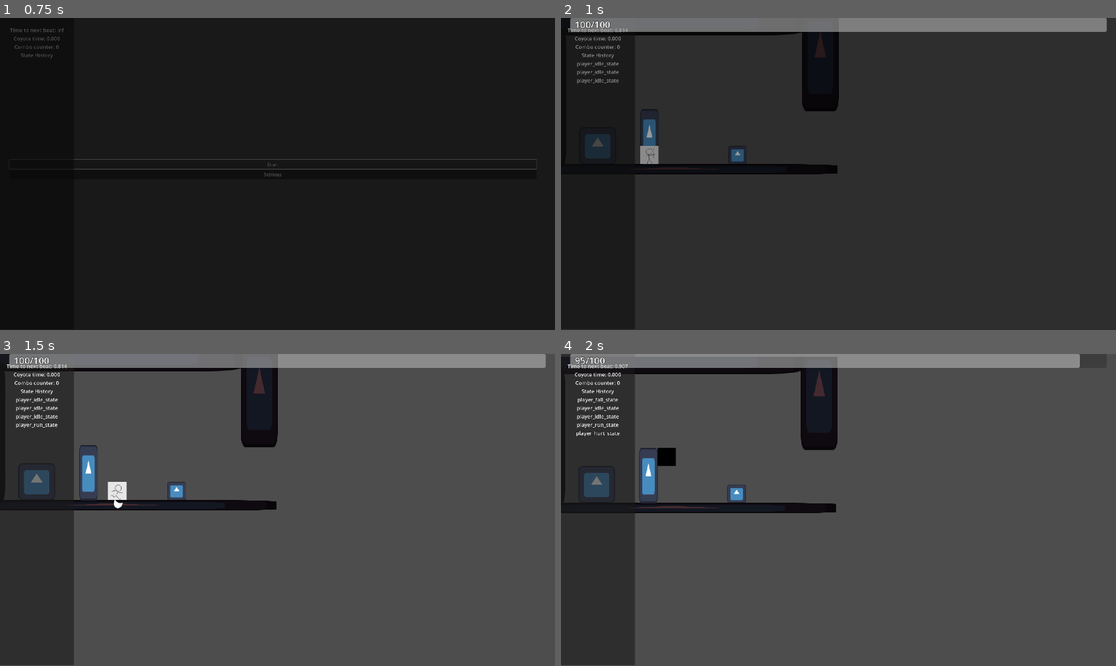
Above: before the commit, frames 1-4 (two rows, left to right).
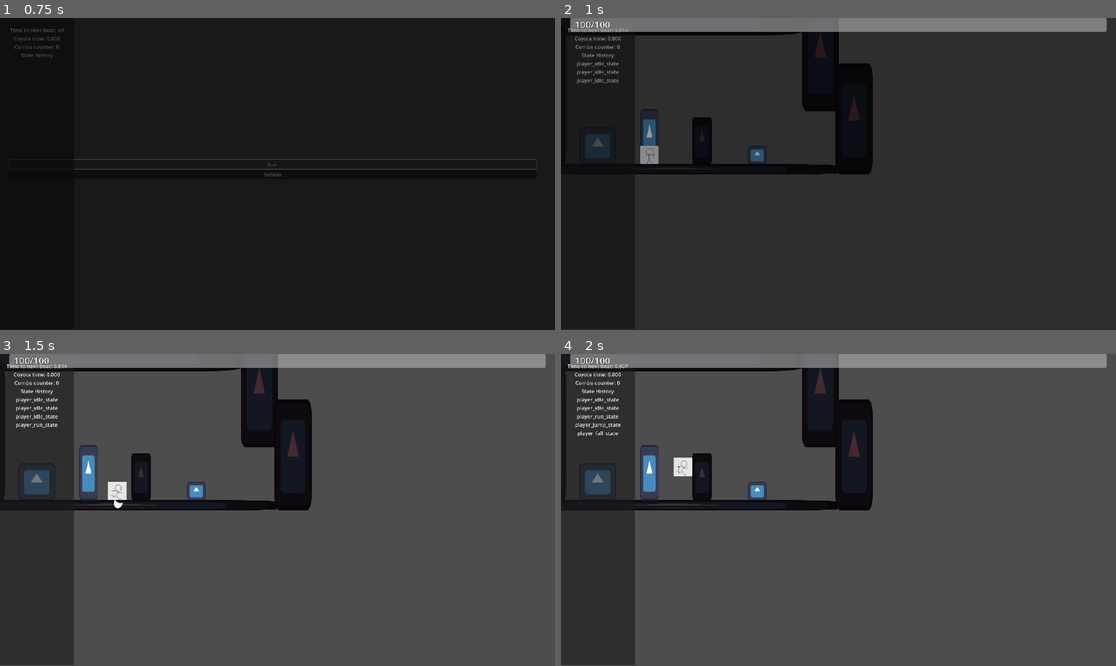
Above: after the commit, the same moments.

Repository: veggie-works/star-gazer
Game: Godot game, scene res://scenes/main.tscn
Two runs of this game, one before a commit and one after it. Both use one fixed random seed, a clock stepped at 60 frames per second and the inputs below. The engine's default icon, where the game draws it, is replaced by a stand-in: a white triangle on a blue panel in a dark square. Sound files missing from this copy of the repository are replaced by a short silence.
Inputs (mouse positions are in pixels of both pictures, inside the frame that each line leads up to):
- Up to frame 1 (0.75 s): click "Start" at 0.5 s
- Up to frame 2 (1 s): no input
- Up to frame 3 (1.5 s): tap Enter (ui_accept) at 1.25 s; move the mouse to (399, 494) at 1.27 s; hold Right (move_right) from 1.28 s (still down); hold X (attack) from 1.28 s (still down); click (399, 494) at 1.42 s
- Up to frame 4 (2 s): keep holding Right (move_right); keep holding X (attack); tap Z (jump) at 1.52, 1.55, 1.82 s

Frame 1 is identical in both runs. In frame 2, 2.9% of the frame differs, in the area x 23-57%, y 14-51%; in frame 3, 3.0%; in frame 4, 6.2%, in the area x 0-99%, y 0-52%.

Commit message:
Some enemy behaviors

Diff:
--- /dev/null
+++ b/scenes/actors/enemies/alert_area.tscn
@@ -0,0 +1,12 @@
+[gd_scene load_steps=3 format=3 uid="uid://cj31dpvpumrof"]
+
+[ext_resource type="Script" path="res://scripts/actors/grounded/enemies/alert_area.gd" id="1_mk4an"]
+
+[sub_resource type="CircleShape2D" id="CircleShape2D_vweql"]
+radius = 128.0
+
+[node name="alert_area" type="Area2D"]
+script = ExtResource("1_mk4an")
+
+[node name="collision" type="CollisionShape2D" parent="."]
+shape = SubResource("CircleShape2D_vweql")
--- /dev/null
+++ b/scenes/actors/enemies/line_of_sight.tscn
@@ -0,0 +1,10 @@
+[gd_scene load_steps=2 format=3 uid="uid://cyx5odv1hxxeo"]
+
+[ext_resource type="Script" path="res://scripts/actors/behaviors/line_of_sight.gd" id="1_pdf75"]
+
+[node name="line_of_sight" type="Node2D"]
+script = ExtResource("1_pdf75")
+target_group = "players"
+
+[node name="raycast" type="RayCast2D" parent="."]
+collision_mask = 3
--- /dev/null
+++ b/scenes/actors/enemies/line_of_sight_raycast.tscn
@@ -0,0 +1,5 @@
+[gd_scene format=3 uid="uid://y6n2ejjvdaum"]
+
+[node name="line_of_sight_raycast" type="RayCast2D"]
+target_position = Vector2(0, 64)
+collision_mask = 3
--- a/scenes/actors/enemies/test_enemy.tscn
+++ /dev/null
@@ -1,42 +0,0 @@
-[gd_scene load_steps=9 format=3 uid="uid://r28wdqjlisvt"]
-
-[ext_resource type="PackedScene" uid="uid://x1nnrls1fmdm" path="res://scenes/actors/grounded/grounded_actor.tscn" id="1_hs0rc"]
-[ext_resource type="PackedScene" uid="uid://bclby8x5hnel7" path="res://scenes/gameplay/weapons/damage_area.tscn" id="2_00lbh"]
-[ext_resource type="Script" path="res://scripts/fsm/state.gd" id="2_s4h03"]
-[ext_resource type="PackedScene" uid="uid://bda0m15iq5yhd" path="res://scenes/actors/behaviors/health_manager.tscn" id="4_1b3or"]
-[ext_resource type="Resource" uid="uid://24b54tb75xym" path="res://resources/weapons/test_enemy_damager.tres" id="4_so4oa"]
-[ext_resource type="Script" path="res://scripts/actors/behaviors/shaker.gd" id="5_os6kb"]
-[ext_resource type="Script" path="res://scripts/actors/behaviors/flasher.gd" id="6_7lny5"]
-
-[sub_resource type="RectangleShape2D" id="RectangleShape2D_22msy"]
-size = Vector2(128, 128)
-
-[node name="test_enemy" instance=ExtResource("1_hs0rc")]
-
-[node name="health_manager" parent="behaviors" index="0" instance=ExtResource("4_1b3or")]
-unique_name_in_owner = true
-
-[node name="hurt_box" parent="behaviors/health_manager" index="0"]
-position = Vector2(1, 0)
-shape = SubResource("RectangleShape2D_22msy")
-
-[node name="flasher" type="Node2D" parent="behaviors" index="1"]
-unique_name_in_owner = true
-script = ExtResource("6_7lny5")
-
-[node name="shaker" type="Node2D" parent="behaviors" index="2"]
-unique_name_in_owner = true
-script = ExtResource("5_os6kb")
-
-[node name="fsm" parent="." index="5" node_paths=PackedStringArray("start_state")]
-start_state = NodePath("default_state")
-
-[node name="default_state" type="Node" parent="fsm" index="0"]
-script = ExtResource("2_s4h03")
-
-[node name="damage_area" parent="." index="7" instance=ExtResource("2_00lbh")]
-weapon = ExtResource("4_so4oa")
-attack_force = 1500.0
-attack_angle = 135.0
-
-[editable path="behaviors/health_manager"]
--- a/scenes/actors/grounded/player/player.tscn
+++ b/scenes/actors/grounded/player/player.tscn
@@ -113,7 +113,6 @@
 position = Vector2(0, 32)
 
 [node name="raycast2" parent="ground_raycasts" index="2"]
-visible = false
 position = Vector2(32, 32)
 
 [node name="health_manager" parent="behaviors" index="0" instance=ExtResource("11_xerj3")]
@@ -127,10 +126,9 @@
 [node name="hurt_box" parent="behaviors/health_manager" index="0"]
 shape = SubResource("RectangleShape2D_bbvff")
 
-[node name="recoil_manager" type="Node" parent="behaviors" index="1" node_paths=PackedStringArray("state_machine", "recoil_state")]
+[node name="recoil_manager" type="Node" parent="behaviors" index="1" node_paths=PackedStringArray("recoil_state")]
 unique_name_in_owner = true
 script = ExtResource("12_evo3r")
-state_machine = NodePath("../../fsm")
 recoil_state = NodePath("../../fsm/player_hurt_state")
 
 [node name="combo_manager" type="Node" parent="behaviors" index="2"]
@@ -191,4 +189,10 @@
 [node name="collision" type="CollisionShape2D" parent="triggers/door_trigger" index="0"]
 shape = SubResource("RectangleShape2D_cl6t6")
 
+[node name="interact_trigger" type="Area2D" parent="triggers" index="1"]
+collision_mask = 4
+
+[node name="collision" type="CollisionShape2D" parent="triggers/interact_trigger" index="0"]
+shape = SubResource("RectangleShape2D_cl6t6")
+
 [editable path="behaviors/health_manager"]
--- a/scenes/actors/npcs/npc.tscn
+++ b/scenes/actors/npcs/npc.tscn
@@ -26,6 +26,8 @@
 [node name="collision" parent="interact_area" index="0"]
 shape = SubResource("RectangleShape2D_t751s")
 
+[connection signal="area_entered" from="interact_area" to="." method="_on_interact_area_area_entered"]
+[connection signal="area_exited" from="interact_area" to="." method="_on_interact_area_area_exited"]
 [connection signal="interact" from="interact_area" to="." method="_on_interact_area_interact"]
 
 [editable path="interact_area"]
--- /dev/null
+++ b/scenes/actors/test_enemy.tscn
@@ -0,0 +1,76 @@
+[gd_scene load_steps=14 format=3 uid="uid://r28wdqjlisvt"]
+
+[ext_resource type="PackedScene" uid="uid://x1nnrls1fmdm" path="res://scenes/actors/grounded/grounded_actor.tscn" id="1_8tp4w"]
+[ext_resource type="PackedScene" uid="uid://bda0m15iq5yhd" path="res://scenes/actors/behaviors/health_manager.tscn" id="2_0tlod"]
+[ext_resource type="Script" path="res://scripts/actors/behaviors/flasher.gd" id="3_0akbf"]
+[ext_resource type="Script" path="res://scripts/actors/behaviors/shaker.gd" id="4_2dnbe"]
+[ext_resource type="Script" path="res://scripts/fsm/actors/enemies/enemy_idle_state.gd" id="5_1xvgx"]
+[ext_resource type="Script" path="res://scripts/fsm/actors/enemies/enemy_fsm.gd" id="5_joodl"]
+[ext_resource type="Script" path="res://scripts/fsm/actors/enemies/enemy_wander_state.gd" id="6_2q811"]
+[ext_resource type="Script" path="res://scripts/fsm/actors/enemies/enemy_alert_state.gd" id="7_2be4c"]
+[ext_resource type="PackedScene" uid="uid://bclby8x5hnel7" path="res://scenes/gameplay/weapons/damage_area.tscn" id="8_c4csd"]
+[ext_resource type="Script" path="res://scripts/fsm/actors/enemies/enemy_chase_ground_state.gd" id="9_b4bug"]
+[ext_resource type="Resource" uid="uid://24b54tb75xym" path="res://resources/weapons/test_enemy_damager.tres" id="9_u6nk4"]
+[ext_resource type="PackedScene" uid="uid://cyx5odv1hxxeo" path="res://scenes/actors/enemies/line_of_sight.tscn" id="10_26ks4"]
+
+[sub_resource type="RectangleShape2D" id="RectangleShape2D_22msy"]
+size = Vector2(128, 128)
+
+[node name="test_enemy" instance=ExtResource("1_8tp4w")]
+run_speed = 100.0
+
+[node name="health_manager" parent="behaviors" index="0" instance=ExtResource("2_0tlod")]
+unique_name_in_owner = true
+
+[node name="hurt_box" parent="behaviors/health_manager" index="0"]
+position = Vector2(1, 0)
+shape = SubResource("RectangleShape2D_22msy")
+
+[node name="flasher" type="Node2D" parent="behaviors" index="1"]
+unique_name_in_owner = true
+script = ExtResource("3_0akbf")
+
+[node name="shaker" type="Node2D" parent="behaviors" index="2"]
+unique_name_in_owner = true
+script = ExtResource("4_2dnbe")
+
+[node name="fsm" parent="." index="5" node_paths=PackedStringArray("start_state")]
+script = ExtResource("5_joodl")
+start_state = NodePath("idle_state")
+
+[node name="idle_state" type="Node" parent="fsm" index="0"]
+script = ExtResource("5_1xvgx")
+idle_timeout_next_state = ExtResource("6_2q811")
+
+[node name="wander_state" type="Node" parent="fsm" index="1"]
+script = ExtResource("6_2q811")
+
+[node name="alert_state" type="Node" parent="fsm" index="2"]
+script = ExtResource("7_2be4c")
+chase_state = ExtResource("9_b4bug")
+
+[node name="chase_state" type="Node" parent="fsm" index="3"]
+script = ExtResource("9_b4bug")
+
+[node name="damage_area" parent="." index="7" instance=ExtResource("8_c4csd")]
+weapon = ExtResource("9_u6nk4")
+attack_force = 1000.0
+attack_angle = 110.0
+
+[node name="idle_timer" type="Timer" parent="." index="8"]
+unique_name_in_owner = true
+one_shot = true
+
+[node name="wander_timer" type="Timer" parent="." index="9"]
+unique_name_in_owner = true
+one_shot = true
+
+[node name="line_of_sight" parent="." index="10" instance=ExtResource("10_26ks4")]
+unique_name_in_owner = true
+sight_length = 1000.0
+
+[connection signal="animation_finished" from="animator" to="fsm/alert_state" method="_on_animator_animation_finished"]
+[connection signal="timeout" from="idle_timer" to="fsm/idle_state" method="_on_idle_timer_timeout"]
+[connection signal="timeout" from="wander_timer" to="fsm/idle_state" method="_on_idle_timer_timeout"]
+
+[editable path="behaviors/health_manager"]
--- a/scenes/gameplay/weapons/slash.tscn
+++ b/scenes/gameplay/weapons/slash.tscn
@@ -3,6 +3,21 @@
 [ext_resource type="PackedScene" uid="uid://bclby8x5hnel7" path="res://scenes/gameplay/weapons/damage_area.tscn" id="1_2ichq"]
 [ext_resource type="Texture2D" uid="uid://bnkay31itcm21" path="res://assets/art/actors/player/slash0.png" id="2_2mgsf"]
 [ext_resource type="Texture2D" uid="uid://djugupm5nqdxq" path="res://assets/art/actors/player/slash_end_down_0.png" id="3_7rhkv"]
+
+[sub_resource type="Animation" id="Animation_5plmx"]
+length = 0.001
+tracks/0/type = "value"
+tracks/0/imported = false
+tracks/0/enabled = true
+tracks/0/path = NodePath("collision:polygon")
+tracks/0/interp = 1
+tracks/0/loop_wrap = true
+tracks/0/keys = {
+"times": PackedFloat32Array(0),
+"transitions": PackedFloat32Array(1),
+"update": 1,
+"values": [PackedVector2Array(-48, -40, 32, -72, 72, 0, 24, 72, -48, 48)]
+}
 
 [sub_resource type="Animation" id="Animation_3isol"]
 resource_name = "attack"
@@ -32,21 +47,6 @@
 "values": [PackedVector2Array(-48, -40, 32, -72, 72, 0, 24, 72, -48, 48), PackedVector2Array()]
 }
 
-[sub_resource type="Animation" id="Animation_5plmx"]
-length = 0.001
-tracks/0/type = "value"
-tracks/0/imported = false
-tracks/0/enabled = true
-tracks/0/path = NodePath("collision:polygon")
-tracks/0/interp = 1
-tracks/0/loop_wrap = true
-tracks/0/keys = {
-"times": PackedFloat32Array(0),
-"transitions": PackedFloat32Array(1),
-"update": 1,
-"values": [PackedVector2Array(-48, -40, 32, -72, 72, 0, 24, 72, -48, 48)]
-}
-
 [sub_resource type="AnimationLibrary" id="AnimationLibrary_lkarp"]
 _data = {
 "RESET": SubResource("Animation_5plmx"),
@@ -56,7 +56,7 @@
 [node name="slash" instance=ExtResource("1_2ichq")]
 collision_layer = 32
 collision_mask = 80
-attack_force = 750.0
+attack_force = 100.0
 attack_angle = 45.0
 
 [node name="animator" parent="." index="0"]
--- a/scenes/levels/level0.tscn
+++ b/scenes/levels/level0.tscn
@@ -5,7 +5,7 @@
 [ext_resource type="PackedScene" uid="uid://b3e1pdirdrmas" path="res://scenes/gameplay/environment/test/test_platform.tscn" id="2_x2lan"]
 [ext_resource type="PackedScene" uid="uid://da7mkw7n7ptqn" path="res://scenes/gameplay/doors/door.tscn" id="3_c4d54"]
 [ext_resource type="PackedScene" uid="uid://cnri2gdmg878w" path="res://scenes/gameplay/saves/save_point.tscn" id="4_ky82b"]
-[ext_resource type="PackedScene" uid="uid://r28wdqjlisvt" path="res://scenes/actors/enemies/test_enemy.tscn" id="6_wvwei"]
+[ext_resource type="PackedScene" uid="uid://r28wdqjlisvt" path="res://scenes/actors/test_enemy.tscn" id="6_dvvoi"]
 [ext_resource type="PackedScene" uid="uid://ca4hofmt5120j" path="res://scenes/actors/npcs/npc.tscn" id="7_qy8ep"]
 
 [node name="level0" instance=ExtResource("1_tftho")]
@@ -28,17 +28,25 @@
 position = Vector2(897, 131)
 scale = Vector2(1, 3)
 
-[node name="test_platform3" parent="." index="4" instance=ExtResource("2_x2lan")]
+[node name="test_platform5" parent="." index="4" instance=ExtResource("2_x2lan")]
+position = Vector2(1014, 349)
+scale = Vector2(1, 3)
+
+[node name="test_platform3" parent="." index="5" instance=ExtResource("2_x2lan")]
 position = Vector2(342, -4)
 scale = Vector2(7.8, 1)
 
-[node name="test_platform4" parent="." index="5" instance=ExtResource("2_x2lan")]
+[node name="test_platform4" parent="." index="6" instance=ExtResource("2_x2lan")]
 position = Vector2(-39, 276)
 scale = Vector2(-0.894892, 3.72755)
 
-[node name="test_enemy" parent="enemies" index="0" instance=ExtResource("6_wvwei")]
-position = Vector2(611, 476)
+[node name="test_platform6" parent="." index="7" instance=ExtResource("2_x2lan")]
+position = Vector2(488, 425)
+scale = Vector2(-0.534894, 1.28755)
+
+[node name="test_enemy" parent="enemies" index="0" instance=ExtResource("6_dvvoi")]
+position = Vector2(679, 471)
 scale = Vector2(0.5, 0.5)
 
-[node name="npc" parent="." index="8" instance=ExtResource("7_qy8ep")]
+[node name="npc" parent="." index="10" instance=ExtResource("7_qy8ep")]
 position = Vector2(127, 442)
--- a/scripts/actors/actor.gd
+++ b/scripts/actors/actor.gd
@@ -9,6 +9,10 @@
 func flip() -> void:
 	transform.x.x *= -1
 
+## Move the actor
+func move(move_vector: Vector2) -> void:
+	velocity = move_vector
+
 ## Update the direction that the actor is facing
 func update_direction() -> void:
 	if velocity.x < 0 and transform.x.x > 0 or velocity.x > 0 and transform.x.x < 0:
--- a/scripts/actors/behaviors/health_manager.gd
+++ b/scripts/actors/behaviors/health_manager.gd
@@ -79,7 +79,7 @@
 
 ## Actor death
 func die() -> void:
-	pass
+	owner.queue_free()
 
 ## Set actor as invincible (setter doesn't work)
 func set_invincible(value: bool = true) -> void:
--- /dev/null
+++ b/scripts/actors/behaviors/line_of_sight.gd
@@ -0,0 +1,26 @@
+## Detects whether a player is in sight
+class_name LineOfSight extends Node2D
+
+## The range at which this line of sight can see its target
+@export var sight_length: float = 800
+## The target that is being tracked
+@export var current_targets: Array
+## The node group to target
+@export var target_group: String
+
+@onready var raycast: RayCast2D = $raycast
+
+signal seen(target: Node2D)
+
+func _process(delta: float) -> void:
+	if len(target_group) > 0:
+		current_targets = get_tree().get_nodes_in_group(target_group)
+	var current_target: Node = Globals.get_closest(self, current_targets)
+	if current_target != null:
+		raycast.target_position = (current_target.global_position - global_position).normalized() * sight_length
+		## Keep scale positive
+		raycast.global_transform.x.x = 1
+		if raycast.is_colliding():
+			var collider: Object = raycast.get_collider()
+			if (len(target_group) > 0 and collider.is_in_group(target_group)) or current_targets.has(collider):
+				seen.emit(collider)
--- a/scripts/actors/behaviors/recoil_manager.gd
+++ b/scripts/actors/behaviors/recoil_manager.gd
@@ -1,8 +1,6 @@
 ## Manages the direction and magnitude at which an actor recoils
 class_name RecoilManager extends Node
 
-## The actor's state machine
-@export var state_machine: StateMachine
 ## The state at which the actor recoils
 @export var recoil_state: State
 
@@ -14,5 +12,5 @@
 	var angle_rad: float = deg_to_rad(angle)
 	var recoil_vector := Vector2(cos(angle_rad), -sin(angle_rad)) * amount
 	actor.velocity = recoil_vector
-	if state_machine != null and recoil_state != null:
-		state_machine.set_state(recoil_state)
+	if recoil_state != null:
+		recoil_state.fsm.set_state(recoil_state)
--- /dev/null
+++ b/scripts/actors/grounded/enemies/alert_area.gd
@@ -0,0 +1,2 @@
+## Triggers an enemy to start chasing a player when entered
+class_name AlertArea extends Area2D
--- /dev/null
+++ b/scripts/actors/grounded/enemies/test_enemy.gd
@@ -0,0 +1 @@
+class_name TestEnemy extends GroundedActor
--- a/scripts/actors/grounded/grounded_actor.gd
+++ b/scripts/actors/grounded/grounded_actor.gd
@@ -53,7 +53,7 @@
 	return false
 
 
-## Perform a jump
+## PAerform a jump
 func jump(height: float) -> void:
 	velocity.y = -sqrt(2 * Globals.gravity * gravity_scale * height);
 
@@ -76,14 +76,14 @@
 func land() -> void:
 	landed.emit()
 
-## Move the actor in the given horizontal direction
-func move(direction: float) -> void:
-	velocity.x = direction * run_speed
+## Have the actor run in the given horizontal direction
+func run(direction: float) -> void:
+	move(Vector2(direction * run_speed, 0))
 
 ## Move to a target x position
 func move_to(target_x: float) -> void:
 	var direction = sign(target_x - global_position.x)
-	move(direction)
+	run(direction)
 	while (direction < 0 and global_position.x > target_x) or \
 		(direction > 0 and global_position.x < target_x):
 		if not is_inside_tree():
--- a/scripts/autoload/globals.gd
+++ b/scripts/autoload/globals.gd
@@ -23,6 +23,17 @@
 						return packed_scene
 	return null
 
+## Get the closest object
+func get_closest(object: Node2D, targets: Array):
+	var min_distance: float = INF
+	var closest: Node2D = null
+	for target in targets:
+		var distance: float = (target.global_position - object.global_position).length()
+		if distance <= min_distance:
+			min_distance = distance
+			closest = target
+	return closest
+
 ## Map a range of inputs to another
 func map(value: float, in_min: float, in_max: float, out_min: float, out_max: float) -> float:
 	return (value + in_min) * (out_max - out_min) / (in_max - in_min) + out_min;
--- /dev/null
+++ b/scripts/fsm/actors/enemies/enemy_alert_state.gd
@@ -0,0 +1,12 @@
+## When the enemy is alerted of the player
+class_name EnemyAlertState extends EnemyState
+
+## The state for when the enemy is chasing a target
+@export var chase_state: GDScript
+
+func enter() -> void:
+	body.velocity.x = 0
+	if animator.has_animation("alert"):
+		animator.play("alert")
+		await animator.animation_finished
+	fsm.transition_to(chase_state)
--- /dev/null
+++ b/scripts/fsm/actors/enemies/enemy_chase_ground_state.gd
@@ -0,0 +1,10 @@
+## When the enemy is chasing a target
+class_name EnemyChaseGroundState extends EnemyState
+
+func enter() -> void:
+	if animator.has_animation("chase"):
+		animator.play("chase")
+
+func update(delta: float) -> void:
+	var direction = sign(fsm.current_target.global_position.x - body.global_position.x)
+	body.run(direction)
--- /dev/null
+++ b/scripts/fsm/actors/enemies/enemy_fsm.gd
@@ -0,0 +1,17 @@
+## An enemy's state machine
+class_name EnemyFSM extends StateMachine
+
+## The enemy's line of sight
+@onready var line_of_sight: LineOfSight = %line_of_sight
+
+## The current player being targeted
+var current_target: Player
+
+func _ready() -> void:
+	super._ready()
+	if line_of_sight != null:
+		line_of_sight.seen.connect(on_seen)
+
+## Callback for when the player has seen a player
+func on_seen(target: Player) -> void:
+	current_target = target
--- /dev/null
+++ b/scripts/fsm/actors/enemies/enemy_idle_state.gd
@@ -0,0 +1,28 @@
+## When the enemy is idling
+class_name EnemyIdleState extends EnemyState
+
+## The minimum duration that the enemy can be idle for
+@export var idle_time_min: float = 1
+## The maximum duration that the enemy can be idle for
+@export var idle_time_max: float = 2
+## The next state that the enemy should transition after being idle
+@export var idle_timeout_next_state: GDScript
+
+## Controls how long the enemy should be idle for
+@onready var idle_timer: Timer = %idle_timer
+
+func enter() -> void:
+	if animator.has_animation("idle"):
+		animator.play("idle")
+	body.velocity.x = 0
+	idle_timer.start(randf_range(idle_time_min, idle_time_max))
+
+func exit() -> void:
+	idle_timer.stop()
+
+func update(delta: float) -> void:
+	if fsm.current_target != null:
+		fsm.transition_to(EnemyAlertState)
+
+func _on_idle_timer_timeout() -> void:
+	fsm.transition_to(idle_timeout_next_state)
--- /dev/null
+++ b/scripts/fsm/actors/enemies/enemy_state.gd
@@ -0,0 +1,4 @@
+class_name EnemyState extends State
+
+@onready var body: Actor = get_owner()
+@onready var animator: AnimationPlayer = body.get_node("animator")
--- /dev/null
+++ b/scripts/fsm/actors/enemies/enemy_wander_state.gd
@@ -0,0 +1,33 @@
+## When the enemy is wandering the level
+class_name EnemyWanderState extends EnemyState
+
+## The animation to play while wandering
+@export var wander_animation: String = "wander"
+## The speed at which the enemy wanders
+@export var wander_speed: float = 200
+## The time for which the enemy wanders for
+@export var wander_time: float = 3
+## Controls how long the enemy should wander for
+@onready var wander_timer: Timer = %wander_timer
+
+func _ready() -> void:
+	if wander_timer != null:
+		wander_timer.timeout.connect(on_wander_timer_timeout)
+
+func enter() -> void:
+	if animator.has_animation(wander_animation):
+		animator.play(wander_animation)
+	body.move(Vector2([-1, 1][randi_range(0, 1)] * wander_speed, 0))
+	if wander_timer != null:
+		wander_timer.start(wander_time)
+
+func exit() -> void:
+	wander_timer.stop()
+
+func update(delta: float) -> void:
+	if fsm.current_target != null:
+		fsm.transition_to(EnemyAlertState)
+
+## Callback for when the wander timer expires
+func on_wander_timer_timeout() -> void:
+	fsm.transition_to(EnemyIdleState)
--- a/scripts/ui/dialog_manager/dialog_ui.gd
+++ b/scripts/ui/dialog_manager/dialog_ui.gd
@@ -37,7 +37,7 @@
 	for player in players:
 		if player is Player:
 			player.in_cutscene = true
-			player.move(0)
+			player.run(0)
 
 func close() -> void:
 	super.close()
